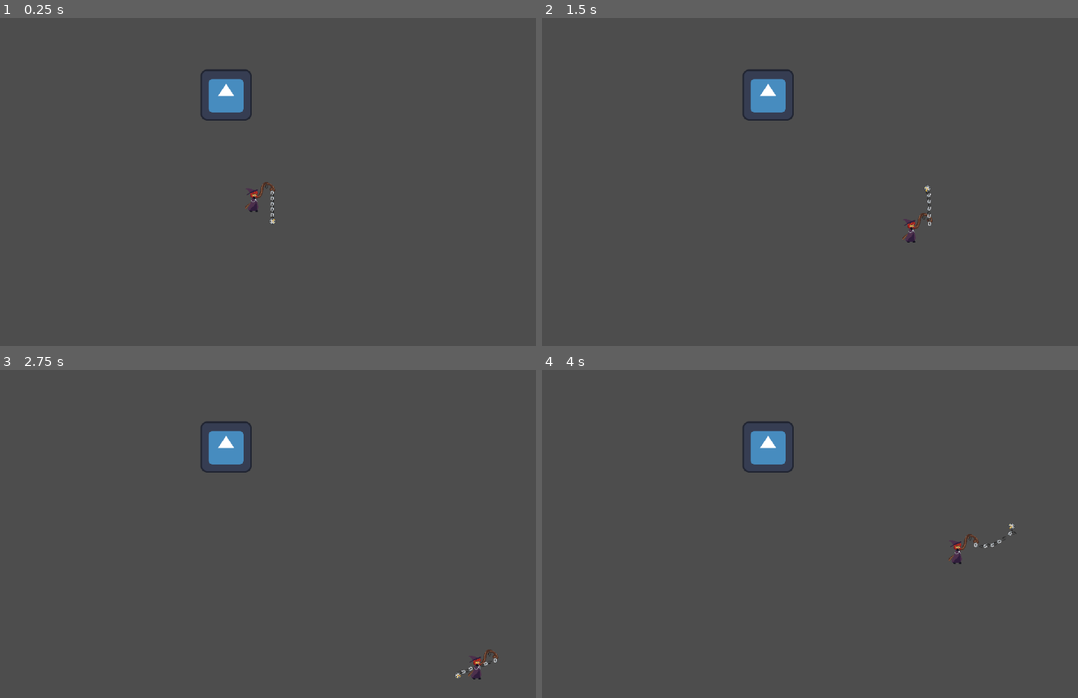
Above: before the commit, frames 1-4 (two rows, left to right).
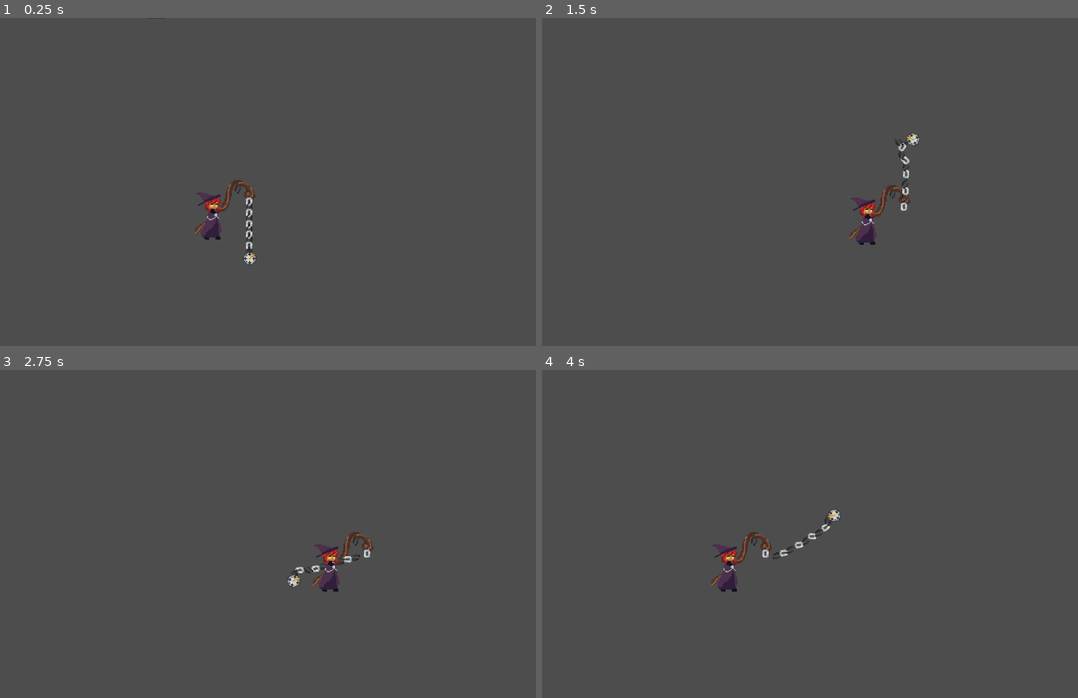
Above: after the commit, the same moments.

Repository: CplCanuck/mru-hacks-2025
Game: Godot game, scene res://Levels/signpost_test.tscn
The game is run twice, just before and just after one commit, with the same random seed, the same clock (stepped at 60 frames per second) and the same inputs. The engine's default icon, where the game draws it, is replaced by a stand-in: a white triangle on a blue panel in a dark square.
Inputs:
- Up to frame 1 (0.25 s): no input
- Up to frame 2 (1.5 s): tap Enter (ui_accept) at 0.5, 0.77 s; hold D (right) 0.53-1.28 s; hold Space (attack) 0.53-1.28 s; tap Shift (dash) at 0.8, 1.35 s; hold S (down) from 1.28 s (still down)
- Up to frame 3 (2.75 s): tap Enter (ui_accept) at 1.52 s; tap E (interact) at 1.55, 2.1 s; release S (down) at 2.03 s; hold D (right) from 2.03 s (still down); hold Space (attack) from 2.03 s (still down)
- Up to frame 4 (4 s): release D (right) at 2.78 s; release Space (attack) at 2.78 s; hold W (up) 2.78-3.53 s; tap Space (attack) at 2.85 s; tap Enter (ui_accept) at 3.02, 3.77 s; tap Shift (dash) at 3.05, 3.6 s; hold A (left) from 3.53 s (still down); tap E (interact) at 3.8 s

The runs differ from the first frame. In frame 1, 1.8% of the frame differs, in the area x 27-52%, y 0-75%; in frame 2, 1.9%; in frame 3, 1.9%; in frame 4, 1.9%, in the area x 31-89%, y 15-68%.

Commit message:
Adjust scaling to match player size

Diff:
--- a/Elements/Gravestone.tscn
+++ b/Elements/Gravestone.tscn
@@ -2,16 +2,16 @@
 
 [ext_resource type="Script" uid="uid://c26lqfbdckgon" path="res://Elements/gravestone.gd" id="1_7ua5i"]
 [ext_resource type="PackedScene" uid="uid://143h4hrvonoa" path="res://Components/signpost_component.tscn" id="1_loovt"]
-[ext_resource type="Texture2D" uid="uid://ntj3glpu218v" path="res://icon.svg" id="2_7ua5i"]
+[ext_resource type="Texture2D" uid="uid://b7n6hkvadbv47" path="res://Assets/Grave.png" id="3_7ua5i"]
 
 [sub_resource type="CircleShape2D" id="CircleShape2D_7ua5i"]
-radius = 500.0
+radius = 100.0
 
 [sub_resource type="RectangleShape2D" id="RectangleShape2D_loovt"]
-size = Vector2(140, 140)
+size = Vector2(50, 50)
 
 [sub_resource type="RectangleShape2D" id="RectangleShape2D_rulau"]
-size = Vector2(100, 100)
+size = Vector2(20, 25)
 
 [node name="Gravestone" type="StaticBody2D"]
 script = ExtResource("1_7ua5i")
@@ -29,7 +29,7 @@
 
 [node name="Sprite2D" type="Sprite2D" parent="."]
 scale = Vector2(0.775, 0.775)
-texture = ExtResource("2_7ua5i")
+texture = ExtResource("3_7ua5i")
 
 [node name="CollisionShape2D" type="CollisionShape2D" parent="."]
 shape = SubResource("RectangleShape2D_rulau")
--- a/Enemies/base_enemy.tscn
+++ b/Enemies/base_enemy.tscn
@@ -1,17 +1,28 @@
-[gd_scene load_steps=8 format=3 uid="uid://y5lm63ohq5yv"]
+[gd_scene load_steps=10 format=3 uid="uid://y5lm63ohq5yv"]
 
 [ext_resource type="Script" uid="uid://lv1wot7uamaq" path="res://Enemies/base_enemy.gd" id="1_dq6ge"]
 [ext_resource type="PackedScene" uid="uid://dvbiox115bl33" path="res://Components/hurtbox_component.tscn" id="2_hrovn"]
-[ext_resource type="Texture2D" uid="uid://ntj3glpu218v" path="res://icon.svg" id="3_dqv1m"]
+[ext_resource type="Texture2D" uid="uid://mq61r3mqbis4" path="res://Assets/spirit.png" id="3_dq6ge"]
 
 [sub_resource type="RectangleShape2D" id="RectangleShape2D_dq6ge"]
-size = Vector2(167, 163)
+size = Vector2(50, 85)
+
+[sub_resource type="AtlasTexture" id="AtlasTexture_hrovn"]
+atlas = ExtResource("3_dq6ge")
+region = Rect2(0, 0, 64, 64)
+
+[sub_resource type="AtlasTexture" id="AtlasTexture_dqv1m"]
+atlas = ExtResource("3_dq6ge")
+region = Rect2(64, 0, 64, 64)
 
 [sub_resource type="SpriteFrames" id="SpriteFrames_c2aey"]
 animations = [{
 "frames": [{
 "duration": 1.0,
-"texture": ExtResource("3_dqv1m")
+"texture": SubResource("AtlasTexture_hrovn")
+}, {
+"duration": 1.0,
+"texture": SubResource("AtlasTexture_dqv1m")
 }],
 "loop": true,
 "name": &"default",
@@ -19,10 +30,10 @@
 }]
 
 [sub_resource type="CircleShape2D" id="CircleShape2D_dq6ge"]
-radius = 773.0414
+radius = 250.0
 
 [sub_resource type="RectangleShape2D" id="RectangleShape2D_hrovn"]
-size = Vector2(120, 124)
+size = Vector2(30, 70)
 
 [node name="BaseEnemy" type="CharacterBody2D"]
 motion_mode = 1
@@ -36,7 +47,11 @@
 shape = SubResource("RectangleShape2D_dq6ge")
 
 [node name="AnimatedSprite2D" type="AnimatedSprite2D" parent="."]
+position = Vector2(6, -8)
+scale = Vector2(2, 2)
 sprite_frames = SubResource("SpriteFrames_c2aey")
+frame = 1
+frame_progress = 0.19176508
 
 [node name="player_detector" type="Area2D" parent="."]
 
--- a/Levels/signpost_test.tscn
+++ b/Levels/signpost_test.tscn
@@ -1,14 +1,15 @@
 [gd_scene load_steps=5 format=3 uid="uid://crl3jjciruy0f"]
 
 [ext_resource type="PackedScene" uid="uid://byjmdu6hnqlpd" path="res://Elements/Gravestone.tscn" id="1_63esv"]
-[ext_resource type="PackedScene" path="res://Scenes/camera.tscn" id="1_d34mx"]
+[ext_resource type="PackedScene" uid="uid://dl0e6kx6bsosa" path="res://Scenes/camera.tscn" id="1_d34mx"]
 [ext_resource type="PackedScene" uid="uid://bm3btevr6lisi" path="res://UI/DialogueBox.tscn" id="2_g7rae"]
-[ext_resource type="PackedScene" uid="uid://b0g05sv23vr6u" path="res://Scenes/player.tscn" id="4_p3o5h"]
+[ext_resource type="PackedScene" uid="uid://cs76p0dh2b4l" path="res://Scenes/player.tscn" id="4_p3o5h"]
 
 [node name="SignpostTest" type="Node2D"]
 
-[node name="Camera" parent="." instance=ExtResource("1_d34mx")]
+[node name="Camera" parent="." node_paths=PackedStringArray("player") instance=ExtResource("1_d34mx")]
 position = Vector2(577, 324)
+player = NodePath("../Player")
 
 [node name="Gravestone" parent="." instance=ExtResource("1_63esv")]
 position = Vector2(442, 150)
--- a/Scenes/camera.tscn
+++ b/Scenes/camera.tscn
@@ -3,4 +3,5 @@
 [ext_resource type="Script" uid="uid://cs8wjwepjc7at" path="res://Scenes/camera.gd" id="1_375tr"]
 
 [node name="Camera" type="Camera2D"]
+zoom = Vector2(2, 2)
 script = ExtResource("1_375tr")
--- a/Scenes/player.gd
+++ b/Scenes/player.gd
@@ -11,42 +11,42 @@
 @onready var interaction_range: Area2D = $InteractionRange
 
 func _physics_process(_delta: float) -> void:
-    # Get the input direction and handle the movement/deceleration.
-    # As good practice, you should replace UI actions with custom gameplay actions.
-    var direction := Input.get_vector("left", "right", "up", "down").normalized()
-    if direction:
-        velocity = direction * SPEED
+	# Get the input direction and handle the movement/deceleration.
+	# As good practice, you should replace UI actions with custom gameplay actions.
+	var direction := Input.get_vector("left", "right", "up", "down").normalized()
+	if direction:
+		velocity = direction * SPEED
 
-        # move interaction range node
-        match direction :
-            Vector2.LEFT:
-                interaction_range.rotation_degrees = 90
-            Vector2.RIGHT:
-                interaction_range.rotation_degrees = 270
-            Vector2.UP:
-                interaction_range.rotation_degrees = 180
-            Vector2.DOWN:
-                interaction_range.rotation_degrees = 0
-    else:
-        # Slow down player if not moving
-        velocity.x = move_toward(velocity.x, 0, SPEED)
-        velocity.y = move_toward(velocity.y, 0, SPEED)
+		# move interaction range node
+		match direction :
+			Vector2.LEFT:
+				interaction_range.rotation_degrees = 90
+			Vector2.RIGHT:
+				interaction_range.rotation_degrees = 270
+			Vector2.UP:
+				interaction_range.rotation_degrees = 180
+			Vector2.DOWN:
+				interaction_range.rotation_degrees = 0
+	else:
+		# Slow down player if not moving
+		velocity.x = move_toward(velocity.x, 0, SPEED)
+		velocity.y = move_toward(velocity.y, 0, SPEED)
 
-    # Attacking
-    if Input.is_action_pressed("attack"): # Change to is_action_just_pressed for implimented attack
-        attacking = true
-    else:
-        attacking = false
+	# Attacking
+	if Input.is_action_pressed("attack"): # Change to is_action_just_pressed for implimented attack
+		attacking = true
+	else:
+		attacking = false
 
-    # Dash
-    if Input.is_action_just_pressed("dash"):
-        pass
+	# Dash
+	if Input.is_action_just_pressed("dash"):
+		pass
 
-    move_and_slide()
+	move_and_slide()
 
 
 func _input(event: InputEvent) -> void:
-    if event.is_action_pressed('ui_select'):
-        for object in interaction_range.get_overlapping_areas():
-            if object.has_method("interact"):
-                object.interact()
+	if event.is_action_pressed('ui_select'):
+		for object in interaction_range.get_overlapping_areas():
+			if object.has_method("interact"):
+				object.interact()
--- a/Scenes/player.tscn
+++ b/Scenes/player.tscn
@@ -7,8 +7,8 @@
 [ext_resource type="Texture2D" uid="uid://dng8t316dgbl4" path="res://Assets/witch.png" id="5_fkybt"]
 
 [sub_resource type="CapsuleShape2D" id="CapsuleShape2D_onrkg"]
-radius = 17.0
-height = 60.0
+radius = 15.0
+height = 45.0
 
 [sub_resource type="Animation" id="Animation_7dp3o"]
 resource_name = "AttackDown"
@@ -488,7 +488,6 @@
 position = Vector2(13, -7)
 
 [node name="CollisionShape2D" type="CollisionShape2D" parent="."]
-rotation = 1.5707964
 shape = SubResource("CapsuleShape2D_onrkg")
 
 [node name="Sprite2D" type="Sprite2D" parent="."]
--- a/Scenes/player_animation_tree.gd
+++ b/Scenes/player_animation_tree.gd
@@ -9,12 +9,12 @@
 # Called every frame. 'delta' is the elapsed time since the previous frame.
 func _physics_process(_delta: float) -> void:
 
-    var idle = !player.velocity
+	var idle = !player.velocity
 
-    if !idle:
-        last_facing_direction = player.velocity.normalized()
+	if !idle:
+		last_facing_direction = player.velocity.normalized()
 
-    animation_tree.set("parameters/Idle/blend_position", last_facing_direction)
-    animation_tree.set("parameters/Run/blend_position", last_facing_direction)
-    animation_tree.set("parameters/Attack/blend_position", last_facing_direction)
-    animation_tree.set("parameters/Dash/blend_position", last_facing_direction)
+	animation_tree.set("parameters/Idle/blend_position", last_facing_direction)
+	animation_tree.set("parameters/Run/blend_position", last_facing_direction)
+	animation_tree.set("parameters/Attack/blend_position", last_facing_direction)
+	animation_tree.set("parameters/Dash/blend_position", last_facing_direction)
--- a/Scenes/player_test.tscn
+++ b/Scenes/player_test.tscn
@@ -16,7 +16,7 @@
 
 [node name="Player" parent="." instance=ExtResource("1_xjjte")]
 y_sort_enabled = true
-position = Vector2(300, 214)
+position = Vector2(476, 286)
 
 [node name="Gravestone" parent="." instance=ExtResource("2_acvas")]
 y_sort_enabled = true
Not shown: 1 places in Scenes/player_test.tscn that only renumber resources
